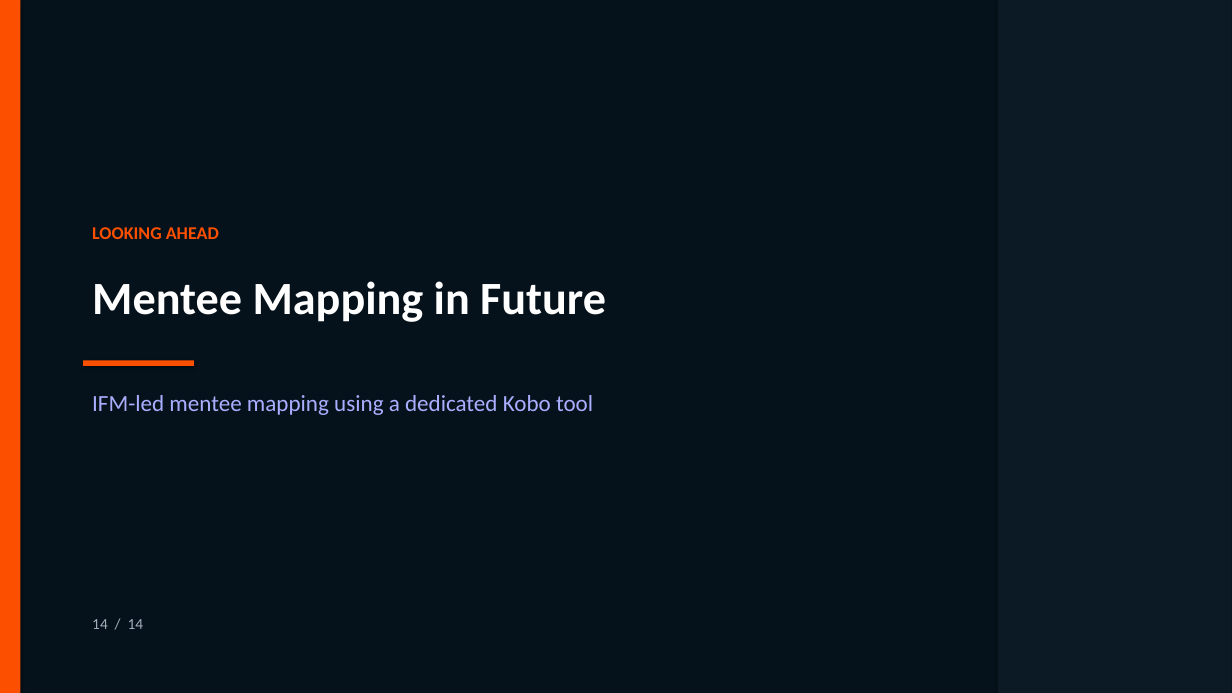
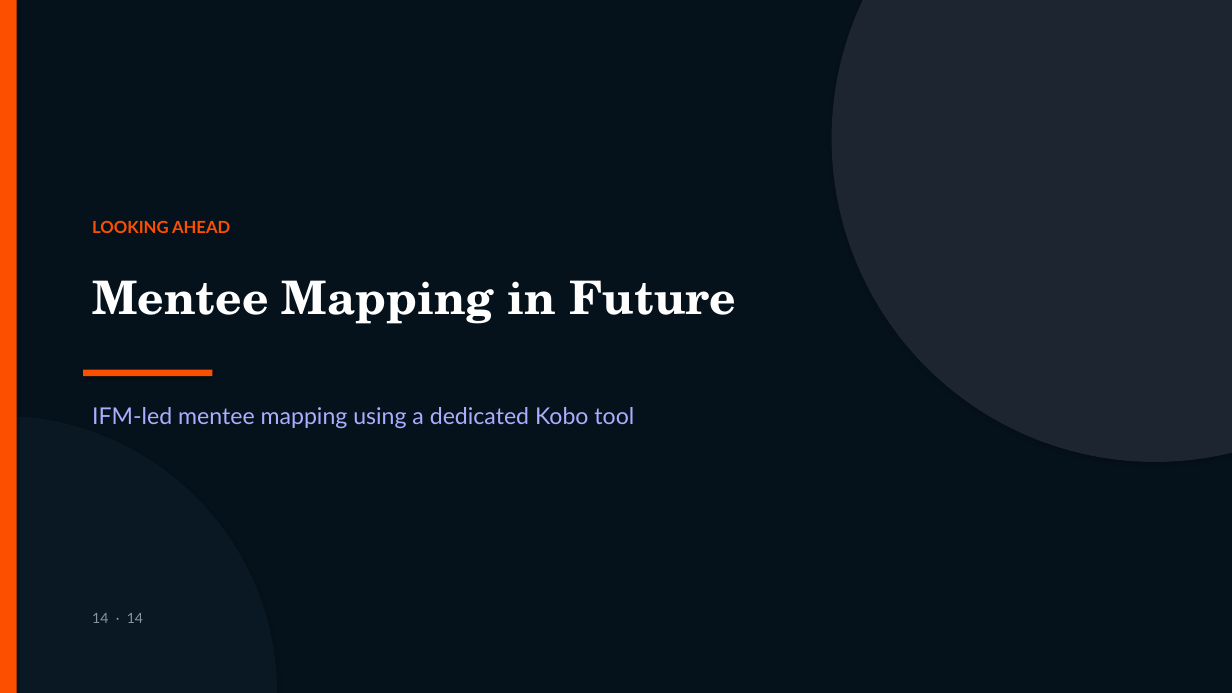
Before and after one commit to kakaijacob/Special-Operations-Schema, a slide deck: slide 14 of docs/Mentee_Mapping_SOP.pptx. Drawn at 1232x693 pixels with LibreOffice and Linux fonts; fonts in the diff are those of the drawing. Boxes give left, top, right and bottom in pixels: in the first picture for what was removed or moved away, otherwise in the second. Text is boxed around its words. In the diff, an @@ line names an element or a change of style, - is before the commit and + after.

```diff
--- a/docs/Mentee_Mapping_SOP.pptx
+++ b/docs/Mentee_Mapping_SOP.pptx
@@ ellipse added at [832, 0, 1232, 462], fill #2E3545 at 60% opacity @@
@@ rectangle removed at [998, 0, 1232, 693] @@
@@ text "LOOKING AHEAD" at [92, 220, 230, 233]: size 14 to 13 pt, font Calibri to Lato @@
@@ text "Mentee Mapping in Future" at [92, 280, 736, 324]: font Calibri to TeX Gyre Schola @@
@@ rectangle: place and size @@
-rectangle at [83, 360, 194, 366]
+rectangle at [83, 370, 213, 376]
@@ ellipse added at [0, 416, 277, 693], fill #0C1C28 at 75% opacity @@
@@ text "IFM-led mentee mapping using a ...": place and size @@
-text "IFM-led mentee mapping using a ..." at [92, 395, 593, 415]
+text "IFM-led mentee mapping using a ..." at [92, 407, 634, 429]
@@ text "IFM-led mentee mapping using a ..." at [92, 407, 634, 429]: font Calibri to Lato @@
@@ text at [92, 613, 143, 623]: text changed; size 12 to 11 pt; font Calibri to Lato; text colour #A5ACBA to #8B93A0 @@
-14 / 14
+14 · 14
```
Also in this commit, not shown: 13 other slides changed, 8 other files.
